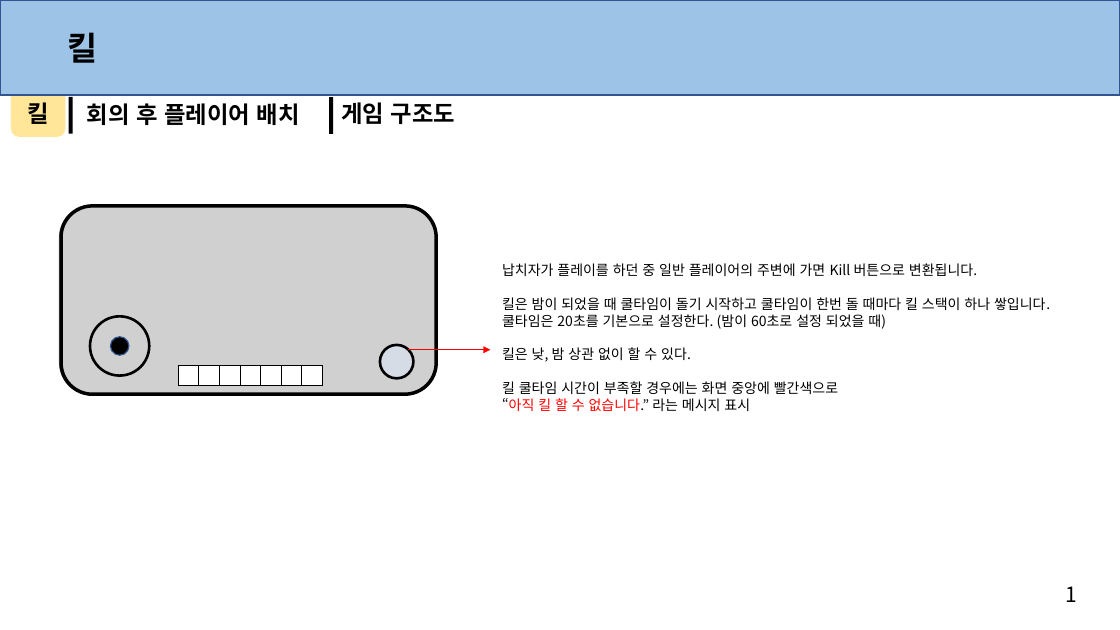
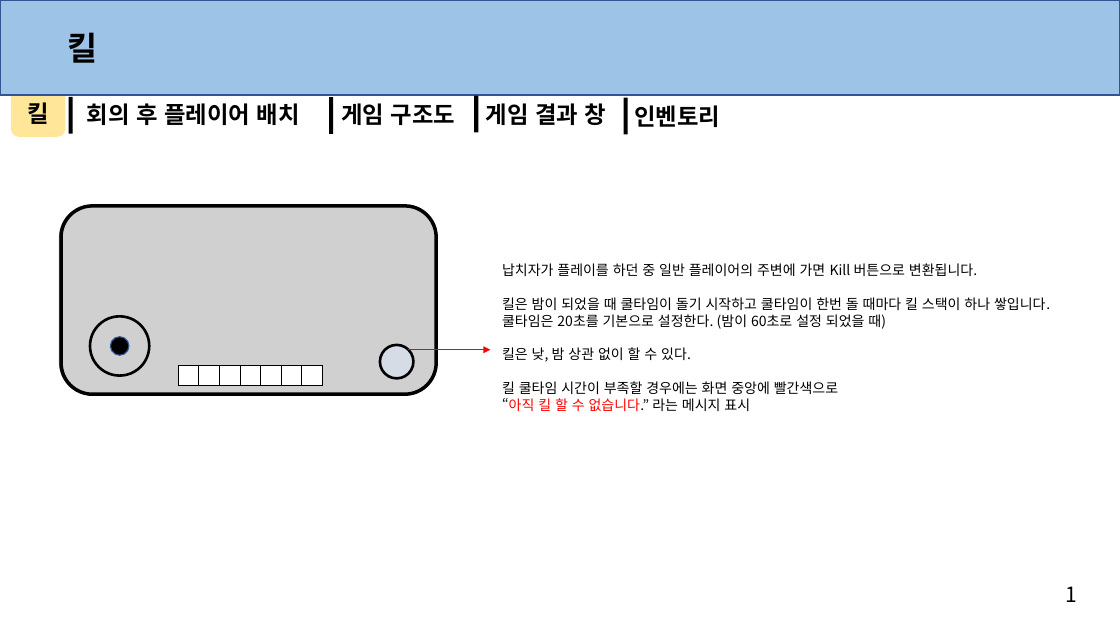
Before and after one commit to anglik0370/EscapeIsland, a slide deck: slide 2 of Document/시스템/시스템.pptx. Drawn at 1120x630 pixels with LibreOffice and Linux fonts; fonts in the diff are those of the drawing; grey boxes stand for pictures. Boxes give left, top, right and bottom in pixels: in the first picture for what was removed or moved away, otherwise in the second. Text is boxed around its words. In the diff, an @@ line names an element or a change of style, - is before the commit and + after.

```diff
--- a/Document/시스템/시스템.pptx
+++ b/Document/시스템/시스템.pptx
@@ rectangle added at (x1=474, y1=96, x2=478, y2=133), fill #000000 @@
@@ text added at (x1=486, y1=103, x2=606, y2=125), 20 pt, text #000000, bold @@
+게임 결과 창
@@ rectangle added at (x1=623, y1=97, x2=628, y2=134), fill #000000 @@
@@ text added at (x1=634, y1=105, x2=720, y2=127), 20 pt, text #000000, bold @@
+인벤토리
```
Also in this commit, not shown: 7 other slides changed, 3 slides added, 3 other files.
